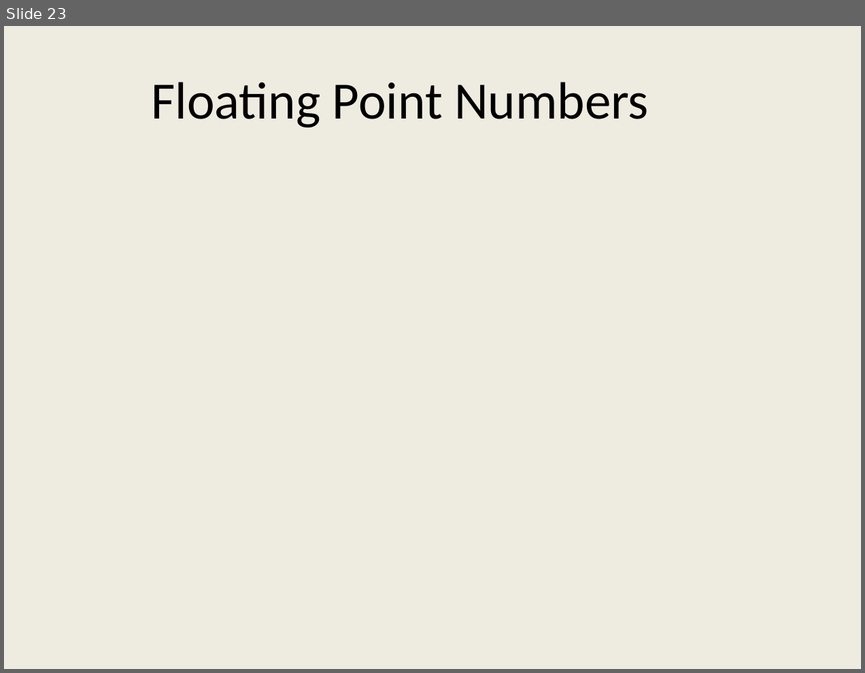
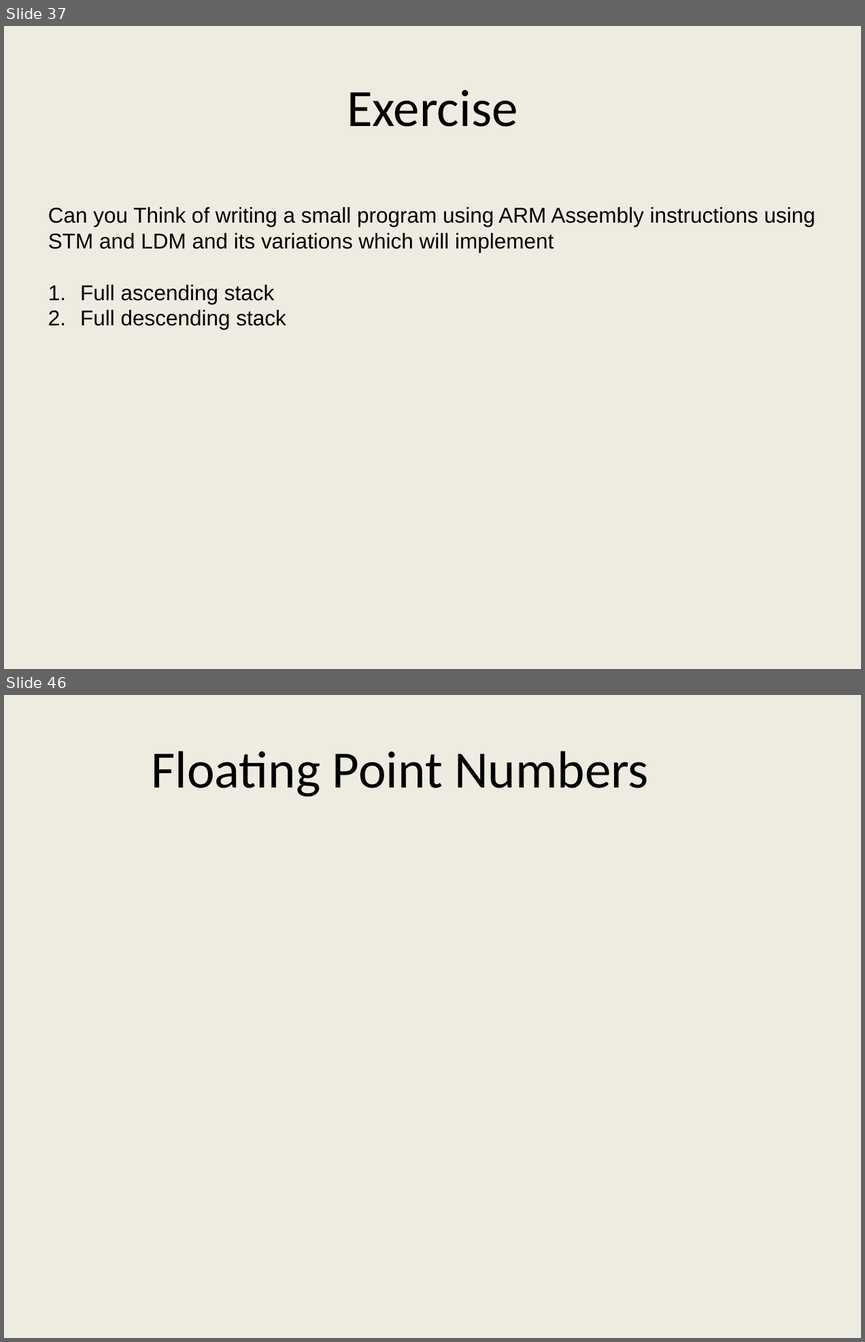
Before and after one commit to girishsukukumar/ARM-Architecture, a slide deck: Module-5.pptx. Shown one above the other, each under a label of ours: slide 23 before the commit, slides 37 and 46 after it; the slides between them are not shown. The pictures are 865x673 and 865x1342 pixels, drawn with LibreOffice and Linux fonts; fonts in the diff are those of the drawing. Boxes give left, top, right and bottom in pixels: in the first picture for what was removed or moved away, otherwise in the second. Text is boxed around its words. In the diff, an @@ line names an element or a change of style, - is before the commit and + after.

```diff
--- a/Module-5.pptx
+++ b/Module-5.pptx
@@ slide 37 added at [4,26,861,669], background #EEECE1 @@
@@ title added at [347,90,517,127], 44 pt, text #000000 @@
+Exercise
@@ text added at [48,207,815,329], 18 pt, text #000000 @@
+Can you Think of writing a small program using ARM Assembly instructions using
+STM and LDM and its variations which will implement
+1. Full ascending stack
+2. Full descending stack
@@ what was slide 23 is now slide 46 @@
```
Also in this commit, not shown: 6 slides changed, 23 other slides added, 1 slide removed.
